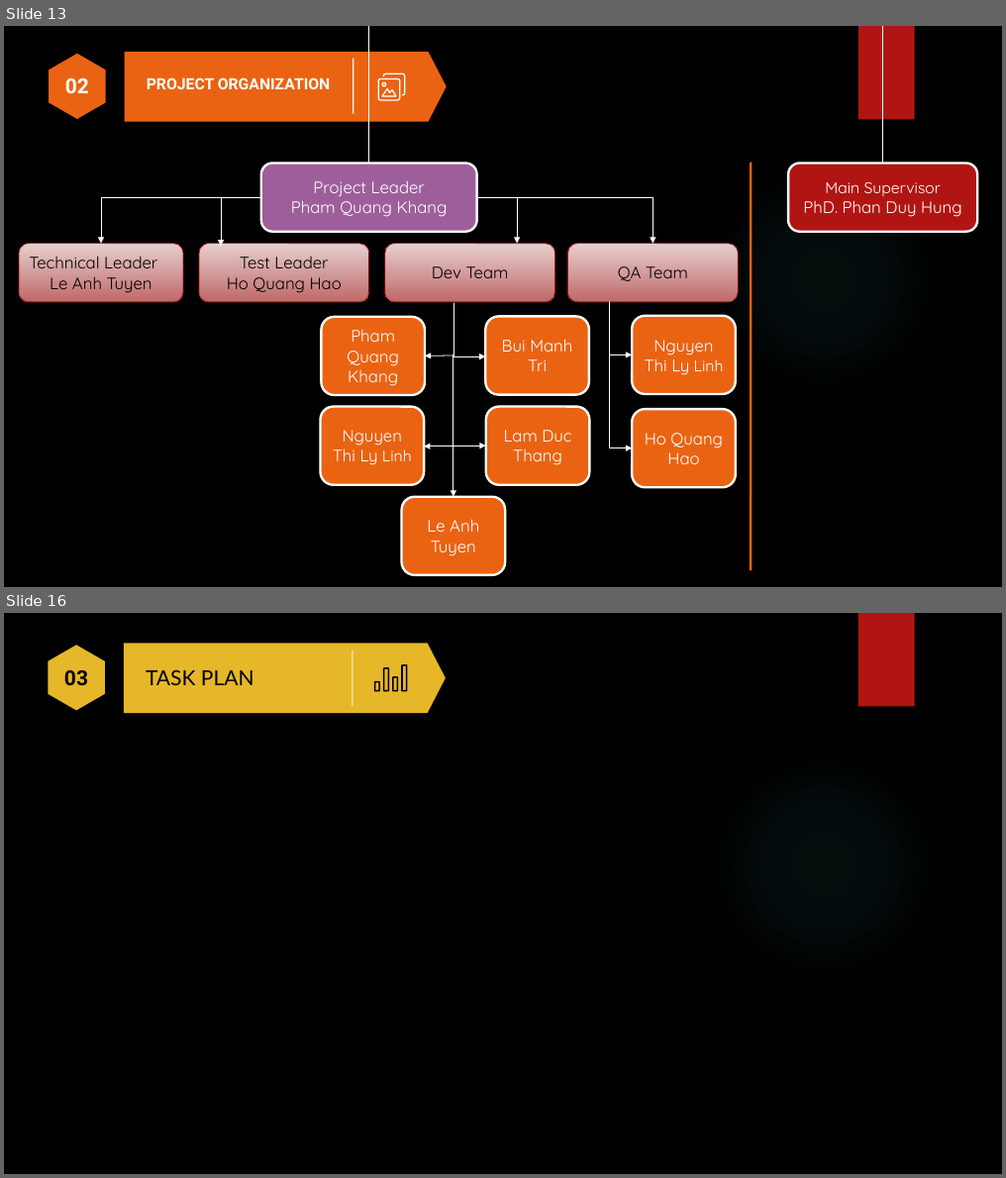
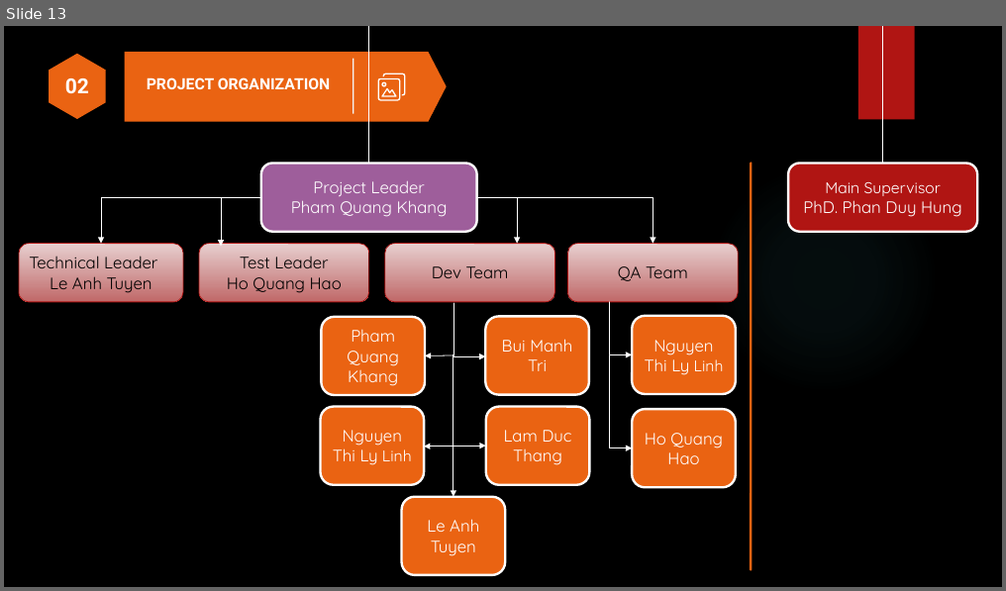
Before and after one commit to khangpqvn/Xanh-Hoa_Lac, a slide deck: Document/KhangPQ/Capstone.pptx. Shown one above the other, each under a label of ours: slides 13 and 16 before the commit, slide 13 after it; the slides between them are not shown. The pictures are 1006x1178 and 1006x591 pixels, drawn with LibreOffice and Linux fonts; fonts in the diff are those of the drawing; background and template pictures are left out. Boxes give left, top, right and bottom in pixels: in the first picture for what was removed or moved away, otherwise in the second. Text is boxed around its words. In the diff, an @@ line names an element or a change of style, - is before the commit and + after.

```diff
--- a/Document/KhangPQ/Capstone.pptx
+++ b/Document/KhangPQ/Capstone.pptx
@@ slide 16 removed at bbox=[4, 613, 1002, 1174], background picture (left out); not listed: 2 template elements that a slide beside it also shows @@
@@ freeform shape removed at bbox=[49, 646, 105, 711] @@
@@ text removed at bbox=[64, 670, 88, 686] @@
-03
@@ group removed at bbox=[124, 643, 446, 713]: 2 freeform shapes, 1 rectangle, 1 text @@
-TASK PLAN
```
Also in this commit, not shown: 2 slides changed, 2 slides added.
